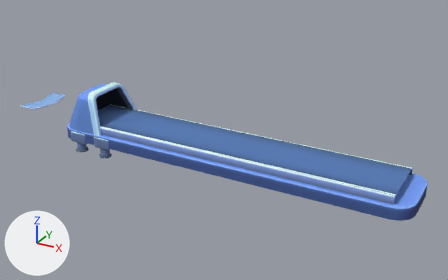
An edit to the FBX model Assets/_Game/_Mesh/Conveyor/banglow.fbx, drawn before and after from the same camera.
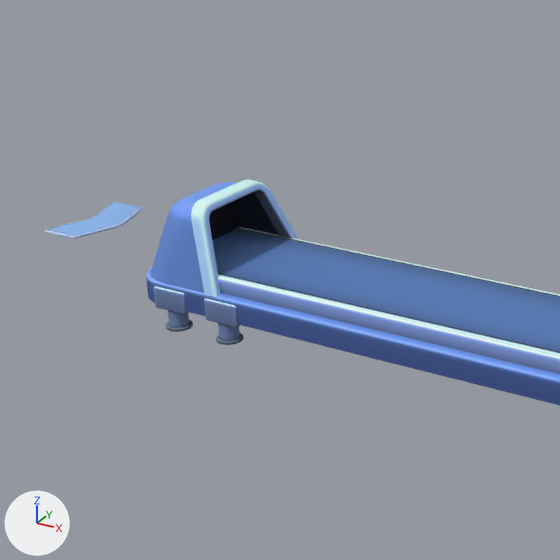
Each version appears first whole from a 50 mm camera at (7.44, -13.84, 7.69) aimed at (-0.26, 0.14, 0.7), and next in a close-up on the part from 0% to 57% of the width and 0% to 92% of the height. Lighting does not change. The marker at lower left points along +X, +Y and +Z. The older version's two pictures come first.
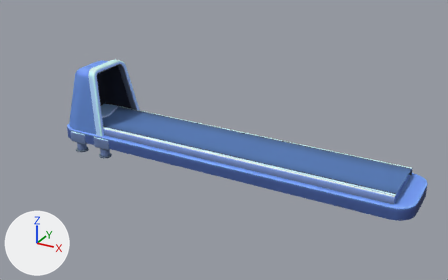
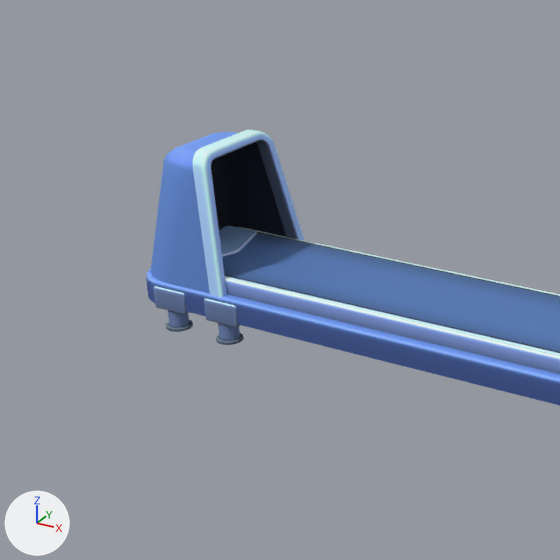
Where the newer file only moved an object's origin or applied its transform, the numbers keep the older frame.

Edits to the bpy script that builds the scene:
```text
Change me_cube_055:
    used by ob_cube_051; location = (-4.5, 0.0, 1.56)
    remove me_cube_055.from_pydata(...)  # 324 vertices, 275 faces; spans x -0.74..0.73, y -1.02..1.02, z -1.06..0.07
    add me_cube_055.from_pydata(...)  # 324 vertices, 275 faces; spans x -0.85..0.79, y -1.23..0.81, z -1.02..1.02
    me_cube_055 part 2: 324 of 324 vertices moved; they spanned x -0.74..0.73, y -1.02..1.02, z -1.06..0.07 and now span x -0.85..0.79, y -1.23..0.81, z -1.02..1.02; mean shift (0.03, 0.36, 0.24)
Change me_plane_024:
    used by ob_plane_014; location = (-6.86, 0.02, 0.73)
    remove me_plane_024.from_pydata(...)  # 104 vertices, 93 faces; spans x -0.313..0.485, y -0.735..0.735, z -0.012..0.025
    add me_plane_024.from_pydata(...)  # 104 vertices, 93 faces; spans x 1.868..2.667, y -0.735..0.735, z -0.012..0.025
    me_plane_024 part 1: the whole mesh is moved by (2.181, 0.0, 0.0)
Change ob_cube_051:
    ob_cube_051.location: (-4.5, 0.0, 1.56) -> (-4.45, 0.0, 1.56)
    ob_cube_051.rotation_euler: (0.0, 0.0, 0.0) -> (1.571, 0.0, 0.0)  # degrees (0, 0, 0) -> degrees (90, 0, 0)
```

Where the change shows, as pixel boxes (x1, y1, x2, y2) in the close-ups (560 x 560 px):
'Cube.051', reshaped, moved, turned: before (151, 179, 298, 297); after (150, 130, 304, 297)
'Plane.014', moved: before (45, 201, 143, 239); after (219, 226, 257, 257)
